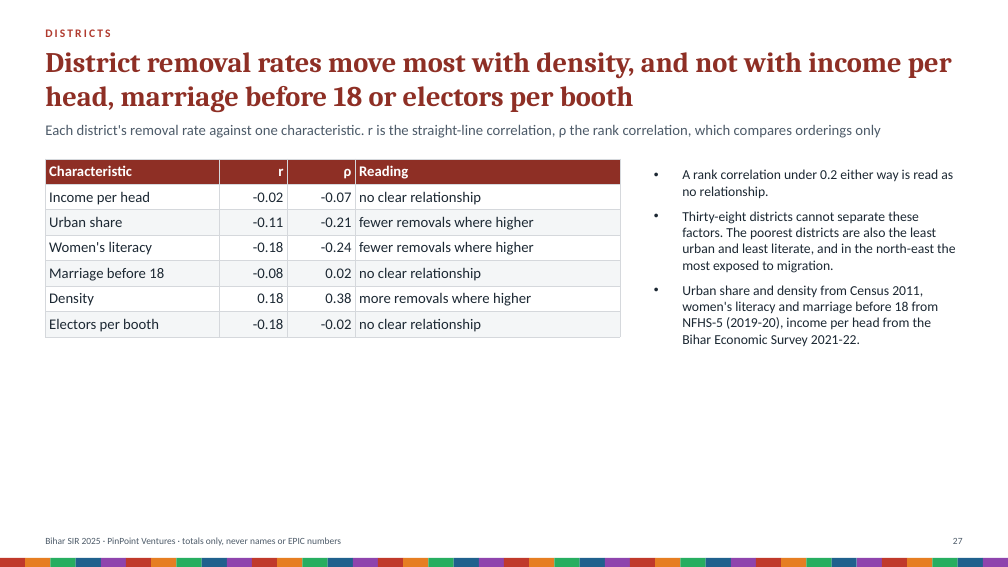
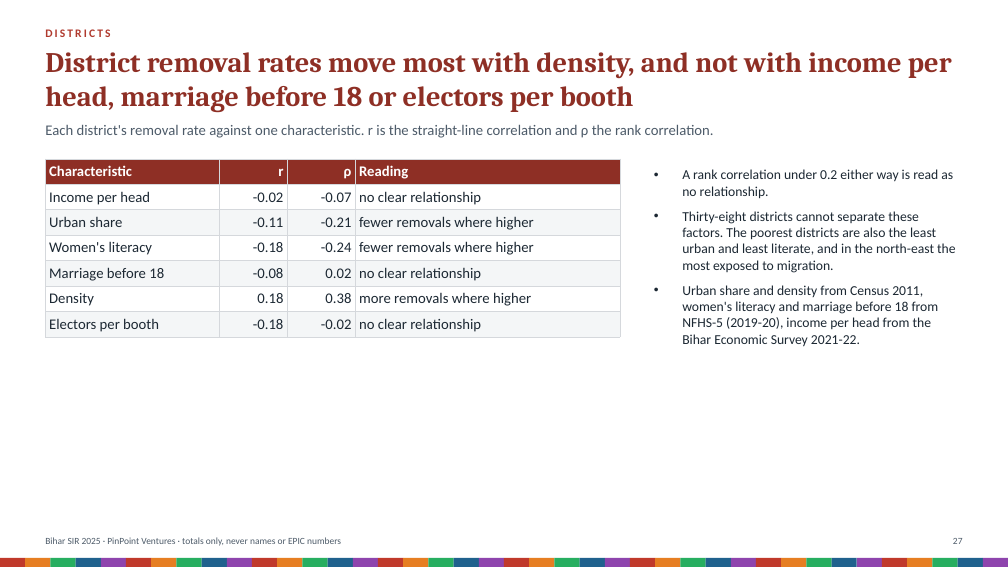
Before and after one commit to Varnasr/INDIA-DATA, a slide deck: slide 27 of reports/bihar-sir-2025-deck.pptx. Drawn at 1008x567 pixels with LibreOffice and Linux fonts; fonts in the diff are those of the drawing. Boxes give left, top, right and bottom in pixels: in the first picture for what was removed or moved away, otherwise in the second. Text is boxed around its words. In the diff, an @@ line names an element or a change of style, - is before the commit and + after.

```diff
--- a/reports/bihar-sir-2025-deck.pptx
+++ b/reports/bihar-sir-2025-deck.pptx
@@ text at (45, 125, 714, 138): text changed @@
-Each district's removal rate against one characteristic. r is the straight-line correlation, ρ the rank correlation, which compares orderings only
+Each district's removal rate against one characteristic. r is the straight-line correlation and ρ the rank correlation.
```
Also in this commit, not shown: 18 other files.
